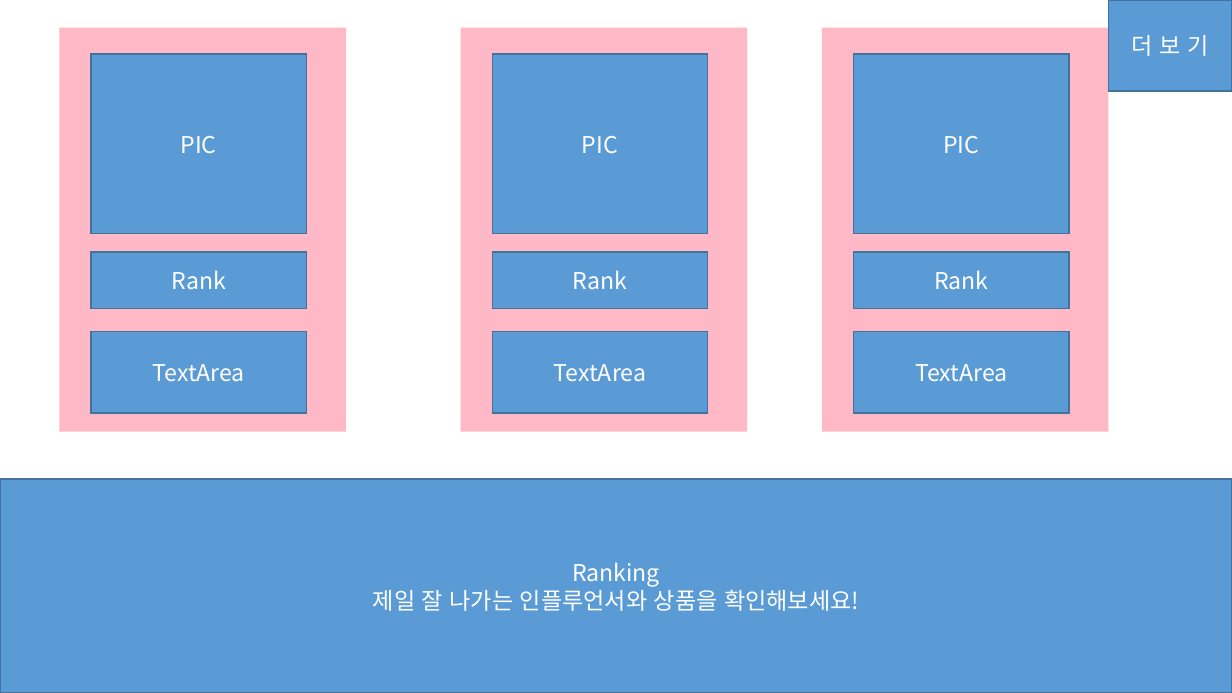
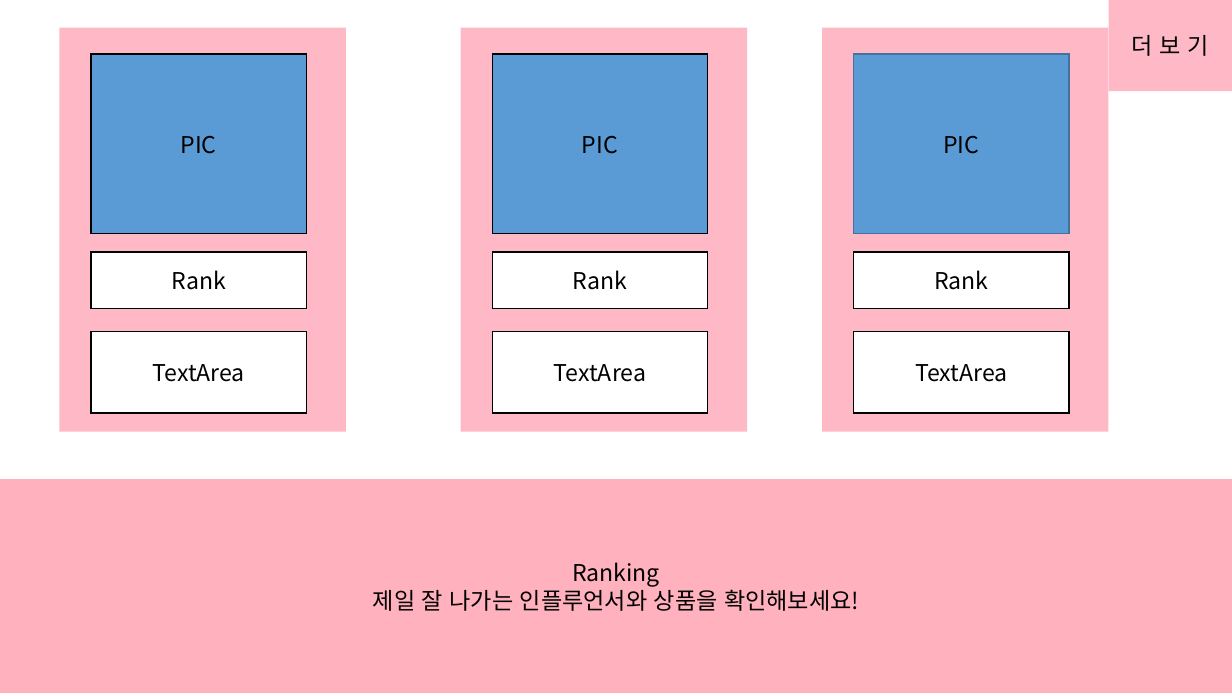
Before and after one commit to lectykim/sreview, a slide deck: slide 4 of hi/view powerpoint.pptx. Drawn at 1232x693 pixels with LibreOffice and Linux fonts; fonts in the diff are those of the drawing. Boxes give left, top, right and bottom in pixels: in the first picture for what was removed or moved away, otherwise in the second. Text is boxed around its words. In the diff, an @@ line names an element or a change of style, - is before the commit and + after.

Commit message:
change color

```diff
--- a/hi/view powerpoint.pptx
+++ b/hi/view powerpoint.pptx
@@ rectangle "더 보 기" at [1109, 0, 1232, 91]: text colour #FFFFFF to #000000; fill #5B9BD5 to #FFB9C6; outline #43739E 1 pt to none @@
@@ rectangle "PIC" at [91, 55, 307, 234]: text colour #FFFFFF to #000000; outline #43739E 1 pt to #000000 1 pt @@
@@ rectangle "PIC" at [493, 55, 708, 234]: text colour #FFFFFF to #000000; outline #43739E 1 pt to #000000 1 pt @@
@@ rectangle "PIC" at [854, 55, 1069, 234]: text colour #FFFFFF to #000000 @@
@@ text colour #FFFFFF to #000000; fill #5B9BD5 to #FFFFFF; outline #43739E 1 pt to #000000 1 pt in 6 elements at [91, 252, 307, 309], [91, 332, 307, 414], [493, 252, 708, 309], [493, 332, 708, 414], [854, 252, 1069, 309], [854, 332, 1069, 414] @@
@@ rectangle "Ranking" at [0, 480, 1232, 693]: text colour #FFFFFF to #000000; fill #5B9BD5 to #FFB1BE; outline #43739E 1 pt to none @@
```
Also in this commit, not shown: 15 other slides changed.
